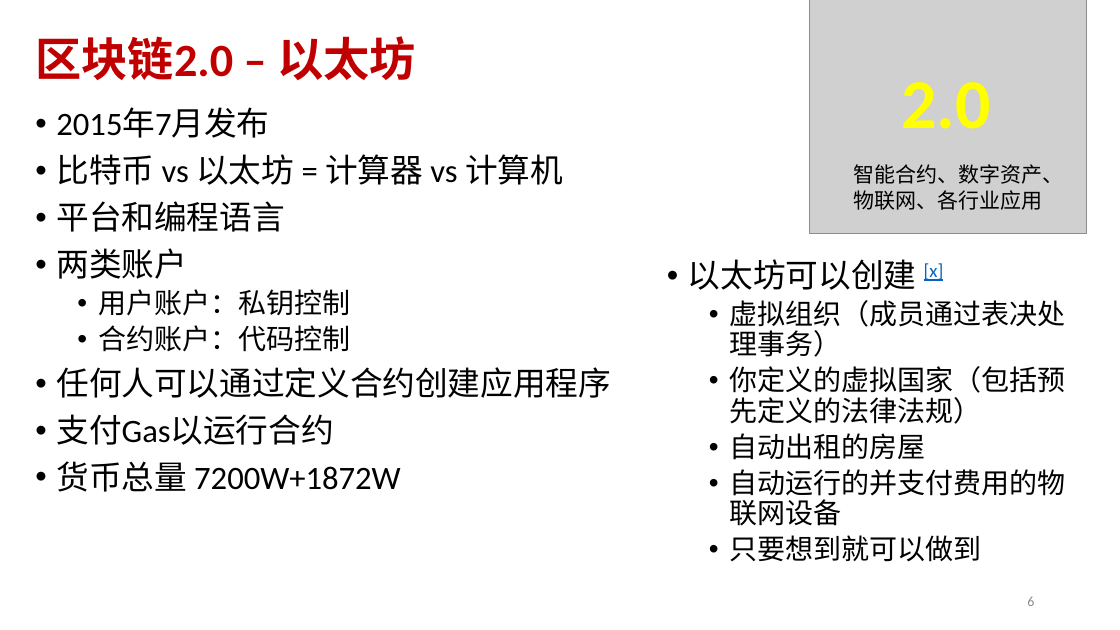
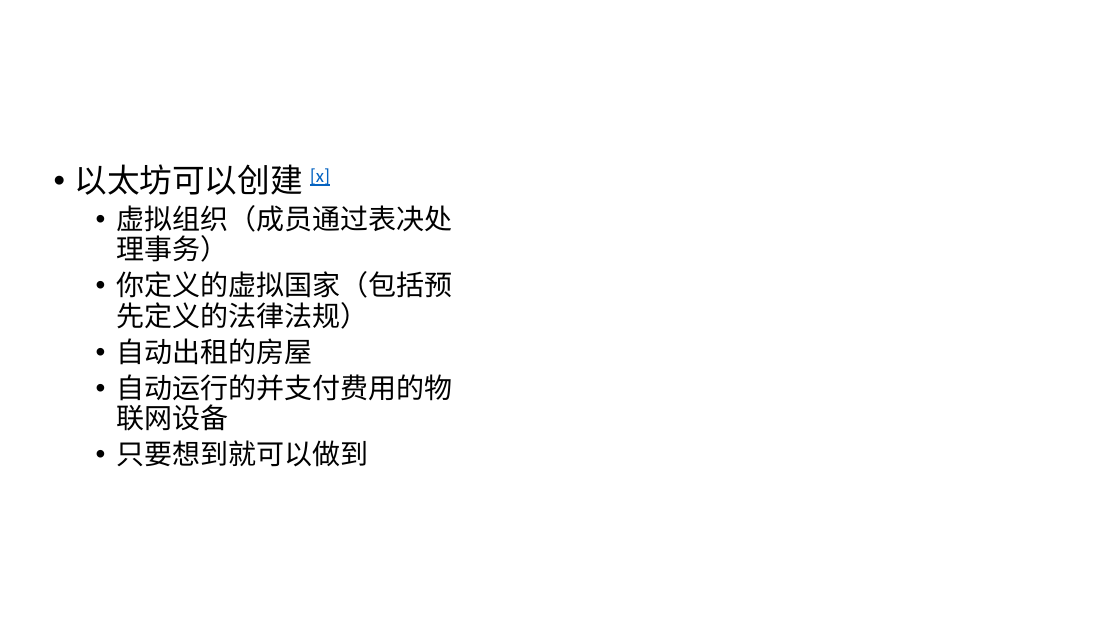
Before and after one commit to andyplusplus/blockchain, a slide deck: slide 28 of how_bitcoin_works_2/bc_1_blockChain.pptx (slide 6 before the commit). Drawn at 1120x630 pixels with LibreOffice and Linux fonts; fonts in the diff are those of the drawing; grey boxes stand for pictures; background and template pictures are left out. Boxes give left, top, right and bottom in pixels: in the first picture for what was removed or moved away, otherwise in the second. Text is boxed around its words. In the diff, an @@ line names an element or a change of style, - is before the commit and + after.

```diff
--- a/how_bitcoin_works_2/bc_1_blockChain.pptx
+++ b/how_bitcoin_works_2/bc_1_blockChain.pptx
@@ picture removed at [810,0,1087,234] @@
@@ title removed at [35,36,416,80] @@
-区块链2.0 – 以太坊
@@ text removed at [901,82,991,129] @@
-2.0
@@ text removed at [56,108,611,492] @@
-• 2015年7月发布
-• 比特币 vs 以太坊 = 计算器 vs 计算机
-• 平台和编程语言
-• 两类账户
-  • 用户账户：私钥控制
-  • 合约账户：代码控制
-• 任何人可以通过定义合约创建应用程序
-• 支付Gas以运行合约
-• 货币总量 7200W+1872W
@@ text "以太坊可以创建 [x]": place and size @@
-text "以太坊可以创建 [x]" at [688,259,1066,562]
+text "以太坊可以创建 [x]" at [75,164,453,467]
@@ text removed at [854,164,1064,210] @@
-智能合约、数字资产、
-物联网、各行业应用
@@ page number removed at [1027,597,1034,606] @@
-6
```
Also in this commit, not shown: 5 other slides changed, 15 slides added, 2 slides removed, 2 other files.
